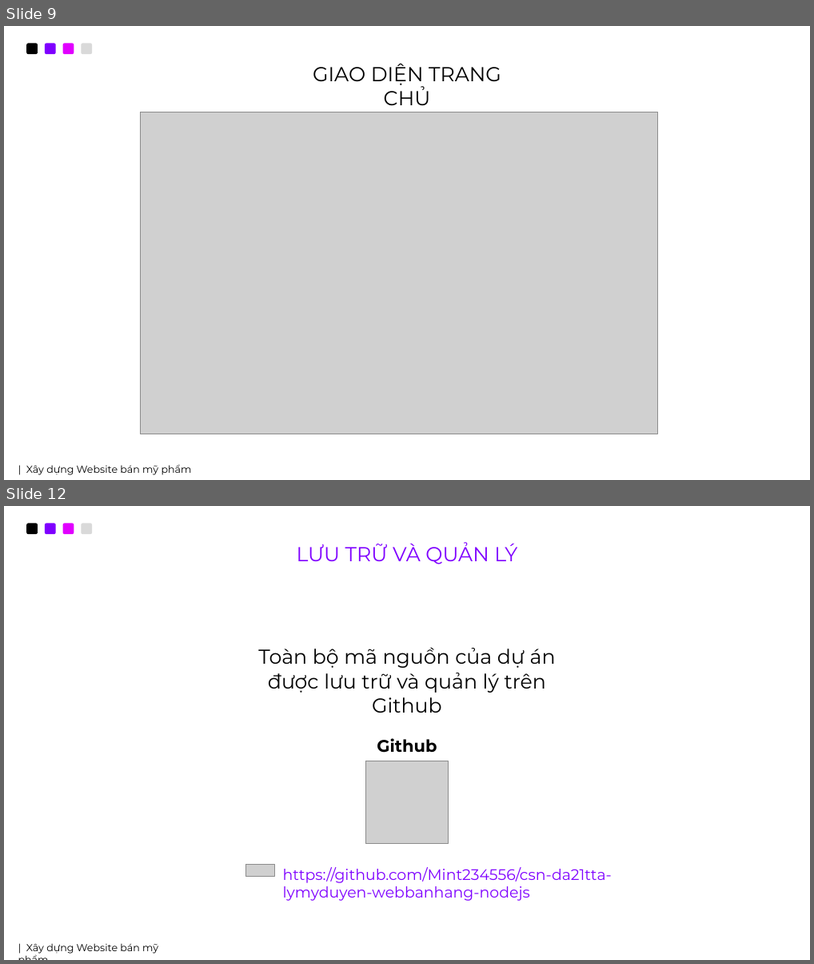
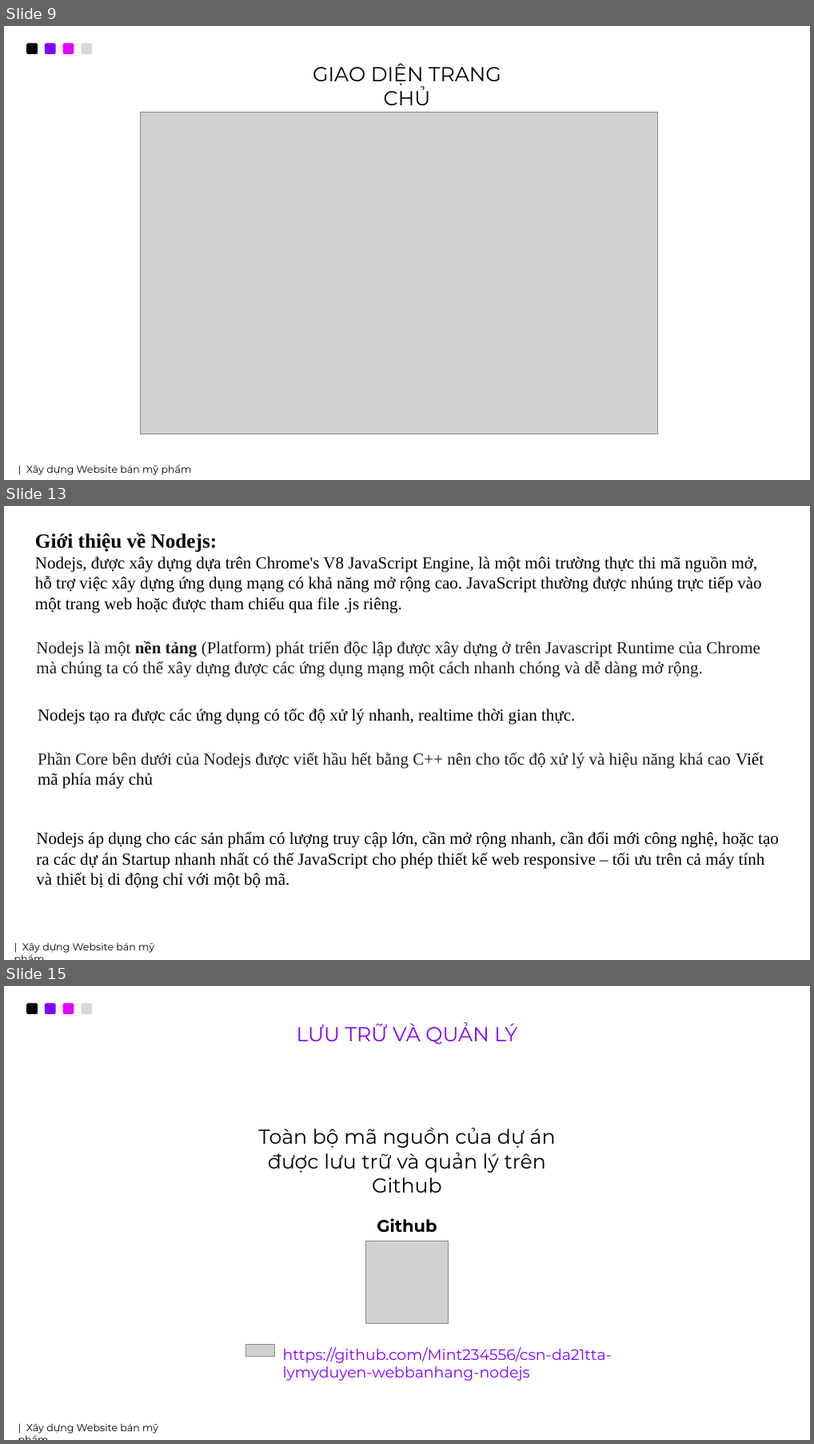
Before and after one commit to Mint234556/csn-da21tta-lymyduyen-webbanhang-nodejs, a slide deck: thesis/WEBBANHANG.pptx. Shown one above the other, each under a label of ours: slides 9 and 12 before the commit, slides 9, 13 and 15 after it; the slides between them are not shown. The pictures are 814x964 and 814x1444 pixels, drawn with LibreOffice and Linux fonts; fonts in the diff are those of the drawing; grey boxes stand for pictures; background and template pictures are left out. Boxes give left, top, right and bottom in pixels: in the first picture for what was removed or moved away, otherwise in the second. Text is boxed around its words. In the diff, an @@ line names an element or a change of style, - is before the commit and + after.

```diff
--- a/thesis/WEBBANHANG.pptx
+++ b/thesis/WEBBANHANG.pptx
@@ slide 13 added at <box>4,506,810,960</box>, background picture (left out) @@
@@ text added at <box>35,532,762,612</box>, 20 pt, text #000000 @@
+Giới thiệu về Nodejs:
+Nodejs, được xây dựng dựa trên Chrome's V8 JavaScript Engine, là một môi trường thực thi mã nguồn mở, hỗ trợ việc xây dựng ứng dụng mạng có khả năng mở rộng cao. JavaScript thường được nhúng trực tiếp vào một trang web hoặc được tham chiếu qua file .js riêng.
@@ text added at <box>36,640,761,677</box>, 20 pt, text #1B1B1B @@
+Nodejs là một nền tảng (Platform) phát triển độc lập được xây dựng ở trên Javascript Runtime của Chrome mà chúng ta có thể xây dựng được các ứng dụng mạng một cách nhanh chóng và dễ dàng mở rộng.
@@ text added at <box>38,708,575,724</box>, 20 pt, text #000000 @@
+Nodejs tạo ra được các ứng dụng có tốc độ xử lý nhanh, realtime thời gian thực.
@@ text added at <box>38,752,764,788</box>, 20 pt, text #1B1B1B @@
+Phần Core bên dưới của Nodejs được viết hầu hết bằng C++ nên cho tốc độ xử lý và hiệu năng khá cao Viết mã phía máy chủ
@@ text added at <box>36,831,779,888</box>, 20 pt, text #000000 @@
+Nodejs áp dụng cho các sản phẩm có lượng truy cập lớn, cần mở rộng nhanh, cần đổi mới công nghệ, hoặc tạo ra các dự án Startup nhanh nhất có thể JavaScript cho phép thiết kế web responsive – tối ưu trên cả máy tính và thiết bị di động chỉ với một bộ mã.
@@ text added at <box>22,942,154,952</box>, 12 pt, text #000000 @@
+| Xây dựng Website bán mỹ phẩm
@@ what was slide 12 is now slide 15 @@
```
Also in this commit, not shown: 1 slide changed, 2 other slides added.
